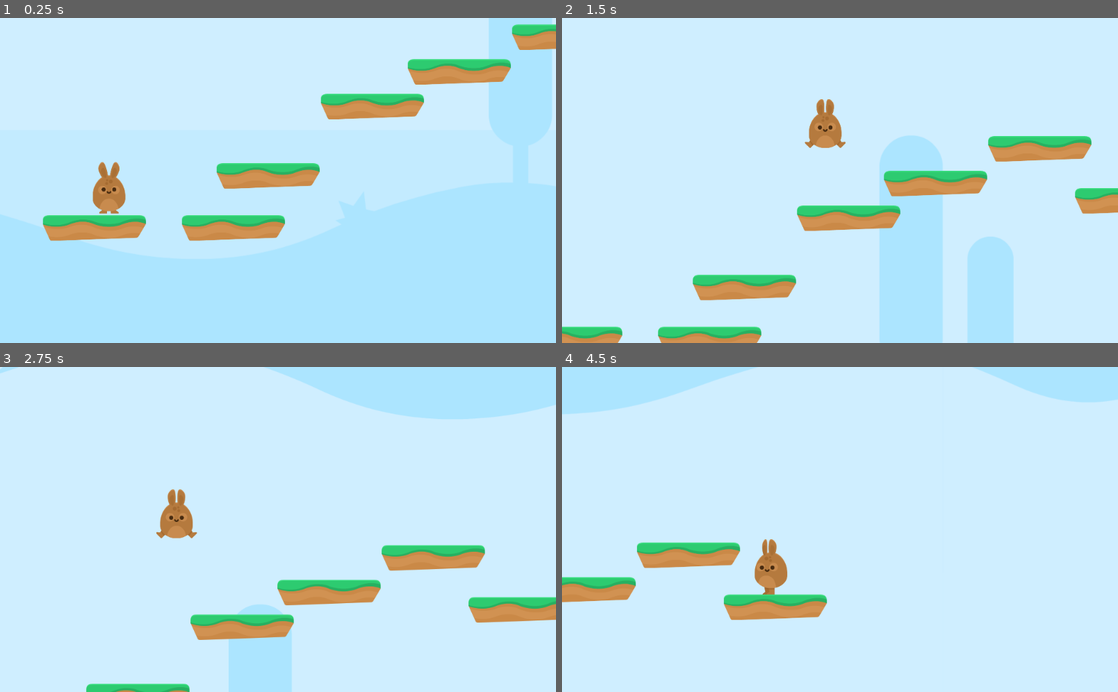
Above: before the commit, frames 1-4 (two rows, left to right).
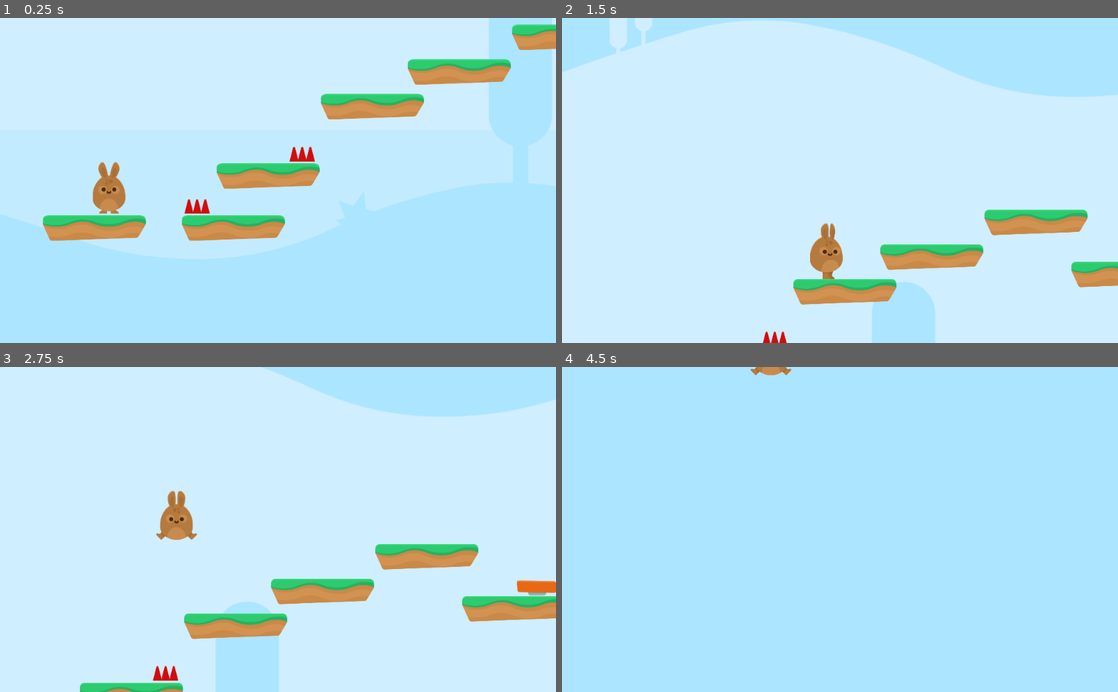
Above: after the commit, the same moments.

Repository: DariuszWlodarz/hoppy
Game: Godot game, scene res://levels/Level1.tscn
Same seed, same stepped clock (60 frames per second), same inputs: the game is played once before the commit and once after it.
Inputs:
- Up to frame 1 (0.25 s): no input
- Up to frame 2 (1.5 s): hold W (jump) 0.53-1.28 s; hold D (right) from 0.53 s (still down); tap W (jump) at 1.35 s
- Up to frame 3 (2.75 s): tap W (jump) at 1.52, 1.82 s; release D (right) at 2.03 s; hold A (left) from 2.03 s (still down); hold W (jump) from 2.03 s (still down)
- Up to frame 4 (4.5 s): release A (left) at 2.78 s; release W (jump) at 2.78 s; hold D (right) 2.78-4.28 s; tap W (jump) at 2.85, 3.02, 3.32, 4.35 s; hold W (jump) 3.53-4.28 s; hold A (left) from 4.28 s (still down)

The runs differ from the first frame. In frame 1, 0.3% of the frame differs, in the area x 33-57%, y 39-61%; in frame 2, 30%; in frame 3, 4.1%; in frame 4, 95%, in the area x 0-100%, y 0-100%.

Commit message:
add jumpads

Diff:
--- /dev/null
+++ b/Items/JumpPad.gd
@@ -0,0 +1,11 @@
+extends Area2D
+
+
+func _ready():
+	pass
+
+
+func _on_JumpPad_body_entered(body):
+	if body.has_method("boost"):
+		$AnimationPlayer.play("boost")
+		body.boost()
--- /dev/null
+++ b/Items/JumpPad.tscn
@@ -0,0 +1,56 @@
+[gd_scene load_steps=8 format=2]
+
+[ext_resource path="res://GFX/Items/spring.png" type="Texture" id=1]
+[ext_resource path="res://GFX/Items/spring_in.png" type="Texture" id=2]
+[ext_resource path="res://Items/JumpPad.gd" type="Script" id=3]
+[ext_resource path="res://GFX/Items/spring_out.png" type="Texture" id=4]
+
+[sub_resource type="SpriteFrames" id=1]
+animations = [ {
+"frames": [ ExtResource( 2 ), ExtResource( 4 ) ],
+"loop": false,
+"name": "boost",
+"speed": 5.0
+}, {
+"frames": [ ExtResource( 1 ), ExtResource( 2 ) ],
+"loop": false,
+"name": "default",
+"speed": 1.5
+} ]
+
+[sub_resource type="RectangleShape2D" id=2]
+extents = Vector2( 74, 37.5 )
+
+[sub_resource type="Animation" id=3]
+resource_name = "boost"
+length = 2.0
+tracks/0/type = "value"
+tracks/0/path = NodePath("AnimatedSprite:animation")
+tracks/0/interp = 1
+tracks/0/loop_wrap = true
+tracks/0/imported = false
+tracks/0/enabled = true
+tracks/0/keys = {
+"times": PoolRealArray( 0, 1.5, 2 ),
+"transitions": PoolRealArray( 1, 1, 1 ),
+"update": 1,
+"values": [ "boost", "boost", "default" ]
+}
+
+[node name="JumpPad" type="Area2D"]
+collision_layer = 8
+script = ExtResource( 3 )
+
+[node name="AnimatedSprite" type="AnimatedSprite" parent="."]
+frames = SubResource( 1 )
+frame = 1
+playing = true
+
+[node name="CollisionShape2D" type="CollisionShape2D" parent="."]
+position = Vector2( -2, -0.5 )
+shape = SubResource( 2 )
+
+[node name="AnimationPlayer" type="AnimationPlayer" parent="."]
+anims/boost = SubResource( 3 )
+
+[connection signal="body_entered" from="." to="." method="_on_JumpPad_body_entered"]
--- a/Player.gd
+++ b/Player.gd
@@ -6,6 +6,8 @@
 const UP = Vector2(0,-1)
 const JUMP_SPEED = 3000
 const WORLD_LIMIT = 4000
+const BOOST_MULTIPLAYER = 2
+var lives = 3
 
 signal animate
 
@@ -30,6 +32,7 @@
 func jump():
 	if Input.is_action_pressed("jump") and is_on_floor():
 		motion.y -= JUMP_SPEED
+		$JumpSFX.play()
 
 func move():
 	var inputLeft = Input.is_action_pressed("left")
@@ -47,3 +50,16 @@
 func end_game():
 	get_tree().change_scene("res://levels/GameOver.tscn")
 #
+func hurt():
+	position.y -= 3
+	yield(get_tree(), "idle_frame")
+	motion.y -= JUMP_SPEED
+	lives -= 1
+	$PainSFX.play()
+	if lives < 0:
+		end_game()
+
+func boost():
+	position.y -= 3
+	yield(get_tree(), "idle_frame")
+	motion.y -= JUMP_SPEED * BOOST_MULTIPLAYER
--- a/Player.tscn
+++ b/Player.tscn
@@ -6,6 +6,8 @@
 [ext_resource path="res://GFX/Background/bg_layer2.png" type="Texture" id=4]
 [ext_resource path="res://GFX/Background/bg_layer3.png" type="Texture" id=5]
 [ext_resource path="res://GFX/Background/bg_layer4.png" type="Texture" id=6]
+[ext_resource path="res://SFX/jump1.ogg" type="AudioStream" id=7]
+[ext_resource path="res://SFX/pain.ogg" type="AudioStream" id=8]
 
 [sub_resource type="CapsuleShape2D" id=1]
 radius = 60.0
@@ -13,7 +15,7 @@
 
 [node name="Player" type="KinematicBody2D"]
 position = Vector2( 161, 163 )
-collision_mask = 2
+collision_mask = 10
 script = ExtResource( 2 )
 __meta__ = {
 "_edit_group_": true
@@ -23,6 +25,7 @@
 shape = SubResource( 1 )
 
 [node name="PlayerAnimation" parent="." instance=ExtResource( 1 )]
+frame = 1
 
 [node name="Camera2D" type="Camera2D" parent="."]
 position = Vector2( 200, 0 )
@@ -71,4 +74,12 @@
 margin_bottom = 40.0
 texture = ExtResource( 6 )
 
+[node name="JumpSFX" type="AudioStreamPlayer" parent="."]
+stream = ExtResource( 7 )
+volume_db = -65.0
+
+[node name="PainSFX" type="AudioStreamPlayer" parent="."]
+stream = ExtResource( 8 )
+volume_db = -65.0
+
 [connection signal="animate" from="." to="PlayerAnimation" method="_on_Player_animate"]
--- /dev/null
+++ b/levels/Hazards.tscn
@@ -0,0 +1,17 @@
+[gd_scene load_steps=3 format=2]
+
+[ext_resource path="res://GFX/Environment/spikes_top.png" type="Texture" id=1]
+[ext_resource path="res://levels/SpikeTop.gd" type="Script" id=2]
+
+[node name="SpikeTop" type="Area2D"]
+modulate = Color( 0.917647, 0.054902, 0.054902, 1 )
+collision_layer = 4
+script = ExtResource( 2 )
+
+[node name="Sprite" type="Sprite" parent="."]
+texture = ExtResource( 1 )
+
+[node name="CollisionPolygon2D" type="CollisionPolygon2D" parent="."]
+polygon = PoolVector2Array( -30, -26, -34, -25, -46, 26, 47, 27, 33, -25, 30, -26, 27, -25, 15, 18, 3, -26, 0, -27, -2, -26, -15, 18, -27, -25 )
+
+[connection signal="body_entered" from="." to="." method="_on_SpikeTop_body_entered"]
--- a/levels/Level1.tscn
+++ b/levels/Level1.tscn
@@ -1,15 +1,37 @@
-[gd_scene load_steps=3 format=2]
+[gd_scene load_steps=6 format=2]
 
 [ext_resource path="res://Player.tscn" type="PackedScene" id=1]
 [ext_resource path="res://levels/PlatformTiles.tres" type="TileSet" id=2]
+[ext_resource path="res://levels/Hazards.tscn" type="PackedScene" id=3]
+[ext_resource path="res://SFX/Chiptune_Adventures_1.ogg" type="AudioStream" id=4]
+[ext_resource path="res://Items/JumpPad.tscn" type="PackedScene" id=5]
 
 [node name="Level1" type="Node2D"]
 
 [node name="Player" parent="." instance=ExtResource( 1 )]
 position = Vector2( 244, 140 )
+collision_mask = 6
 
 [node name="TileMap" type="TileMap" parent="."]
 tile_set = ExtResource( 2 )
 collision_layer = 2
 format = 1
-tile_data = PoolIntArray( -393189, 2, 0, -262123, 2, 0, -196576, 2, 0, -131056, 2, 0, 131082, 2, 0, 327680, 2, 0, 327688, 2, 0 )
+tile_data = PoolIntArray( -393189, 2, 0, -262123, 2, 0, -196576, 2, 0, -196563, 1, 0, -131056, 2, 0, -131020, 0, 0, 65593, 0, 0, 131082, 2, 0, 327680, 2, 0, 327688, 2, 0 )
+
+[node name="Hazards" type="Node" parent="."]
+
+[node name="SpikeTop" parent="Hazards" instance=ExtResource( 3 )]
+position = Vector2( 569, 287 )
+
+[node name="SpikeTop2" parent="Hazards" instance=ExtResource( 3 )]
+position = Vector2( 956, 94 )
+
+[node name="BGM" type="AudioStreamPlayer" parent="."]
+stream = ExtResource( 4 )
+volume_db = -60.739
+autoplay = true
+
+[node name="JumpPads" type="Node" parent="."]
+
+[node name="JumpPad" parent="JumpPads" instance=ExtResource( 5 )]
+position = Vector2( 2322, -221 )
--- /dev/null
+++ b/levels/SpikeTop.gd
@@ -0,0 +1,7 @@
+extends Area2D
+
+func _on_SpikeTop_body_entered(body):
+	print('1')
+	if body.has_method("hurt"):
+		print('2')
+		body.hurt()
--- a/project.godot
+++ b/project.godot
@@ -41,6 +41,8 @@
 
 2d_physics/layer_1="Player"
 2d_physics/layer_2="Terrain"
+2d_physics/layer_3="Hazards"
+2d_physics/layer_4="Items"
 
 [physics]
 
Not shown: 1 places in Player.tscn that only renumber resources
Not shown, changed: SFX/jump1.ogg.import
Not shown, changed: SFX/pain.ogg.import
Not shown, changed: GFX/.DS_Store
